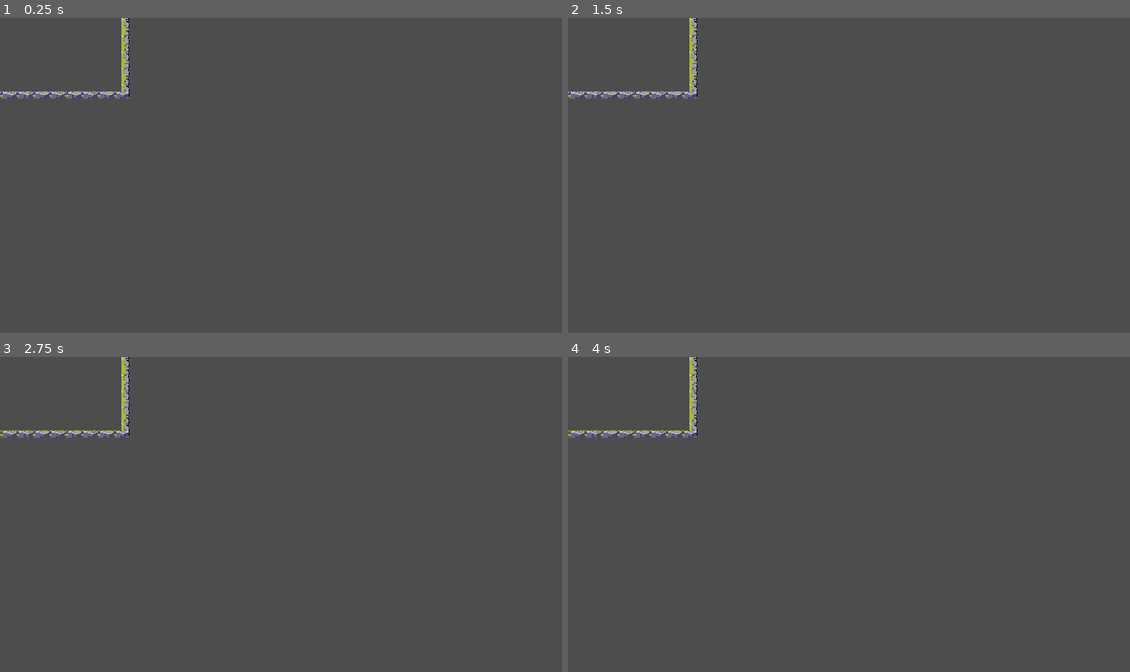
Above: before the commit, frames 1-4 (two rows, left to right).
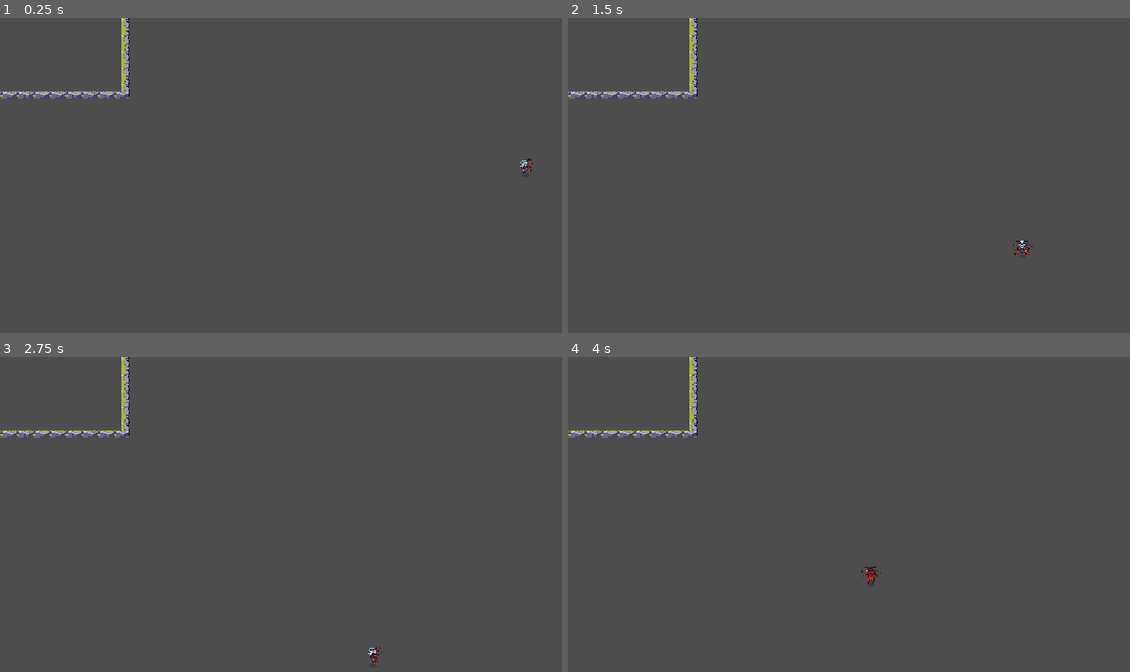
Above: after the commit, the same moments.

Repository: Macacofig/LastAlgorithm
Game: Godot game, scene res://scenes/Nivel1/Nivel1.tscn
The game is run twice, just before and just after one commit, with the same random seed, the same clock (stepped at 60 frames per second) and the same inputs. Before the commit the project has no main scene; this scene is started directly in both runs.
Inputs:
- Up to frame 1 (0.25 s): no input
- Up to frame 2 (1.5 s): tap Enter at 0.5 s
- Up to frame 3 (2.75 s): no input
- Up to frame 4 (4 s): no input

The runs differ from the first frame. In frame 1, less than 0.1% of the frame differs, in the area x 92-95%, y 44-50%; in frame 2, less than 0.1%, in the area x 79-83%, y 70-76%; in frame 3, less than 0.1%; in frame 4, less than 0.1%.

Commit message:
test(character): escena con enemigo siguiendo camino

Diff:
--- a/project.godot
+++ b/project.godot
@@ -11,6 +11,7 @@
 [application]
 
 config/name="LastAlgorithm"
+run/main_scene="uid://bkhwb31mvypwu"
 config/features=PackedStringArray("4.7", "GL Compatibility")
 config/icon="res://icon.svg"
 
--- a/scenes/Nivel1/Nivel1.tscn
+++ b/scenes/Nivel1/Nivel1.tscn
@@ -1,9 +1,13 @@
 [gd_scene format=4 uid="uid://bkhwb31mvypwu"]
 
+[ext_resource type="Script" uid="uid://w6j0jnd84l1d" path="res://scenes/Nivel1/nivel_1.gd" id="1_ocf45"]
 [ext_resource type="PackedScene" uid="uid://bpkio7d48bnvg" path="res://scenes/Bordes/bordes.tscn" id="1_rqk8m"]
+[ext_resource type="PackedScene" uid="uid://c4a5r68pglio0" path="res://scenes/personajes/enemigos/vampiro/vampiro.tscn" id="2_1488l"]
 [ext_resource type="TileSet" uid="uid://dkykml4ixrfa6" path="res://assetsWorks/Tails/Tails1.tres" id="2_elyks"]
 
 [node name="Node2D" type="Node2D" unique_id=1923624951]
+script = ExtResource("1_ocf45")
+vampiro_escena = ExtResource("2_1488l")
 
 [node name="Bordes" parent="." unique_id=1485388007 instance=ExtResource("1_rqk8m")]
 tile_map_data = PackedByteArray("AADw/wAAAAABABcAAAAPAAAAAAAEABcAAAD//wkAAAACABgAAAD///b/AAACABUAAADw//b/AAABABUAAAAPAP …(1520 unchanged characters)…
--- /dev/null
+++ b/scenes/Nivel1/nivel_1.gd
@@ -0,0 +1,20 @@
+extends Node2D
+
+@export var vampiro_escena: PackedScene
+
+func _ready() -> void:
+	var vampiro: Enemigo = vampiro_escena.instantiate()
+
+	add_child(vampiro)
+
+	vampiro.global_position = Vector2(1100, 300)
+
+	vampiro.establecer_camino([
+		Vector2(900, 300),
+		Vector2(900, 600),
+		Vector2(600, 600),
+		Vector2(600, 100),
+		Vector2(200, 100),
+		Vector2(200, 300),
+		Vector2(100, 300),
+	])
Not shown, added: scenes/Nivel1/nivel_1.gd.uid
